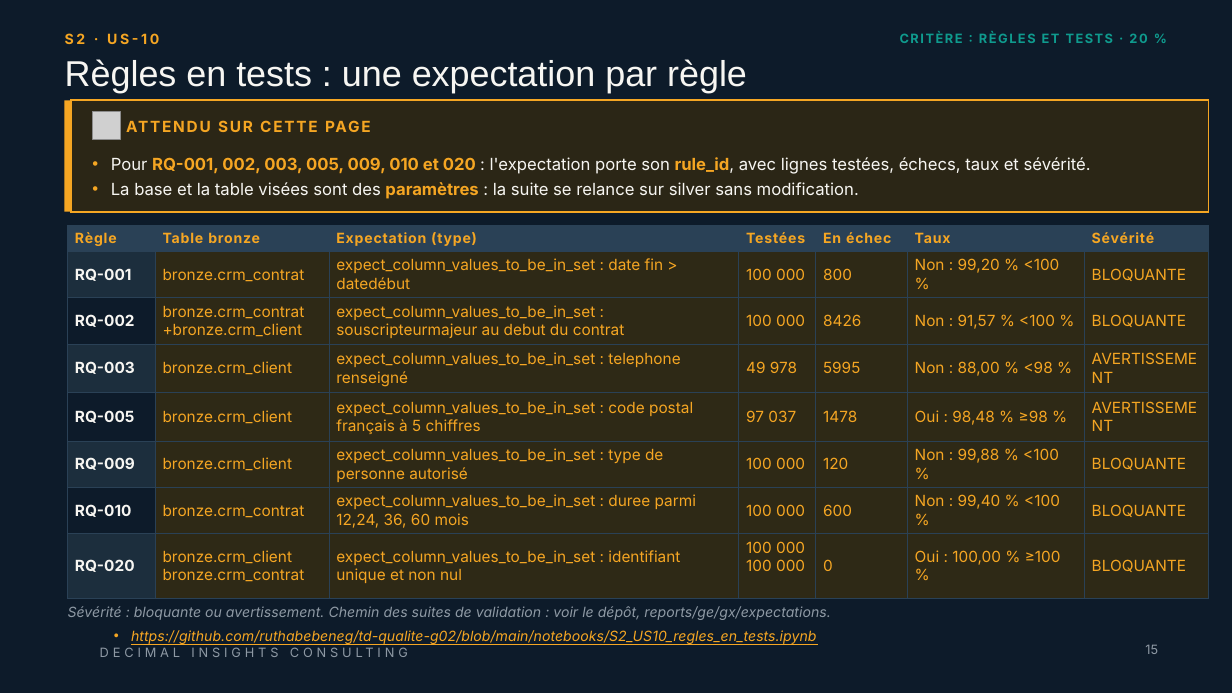
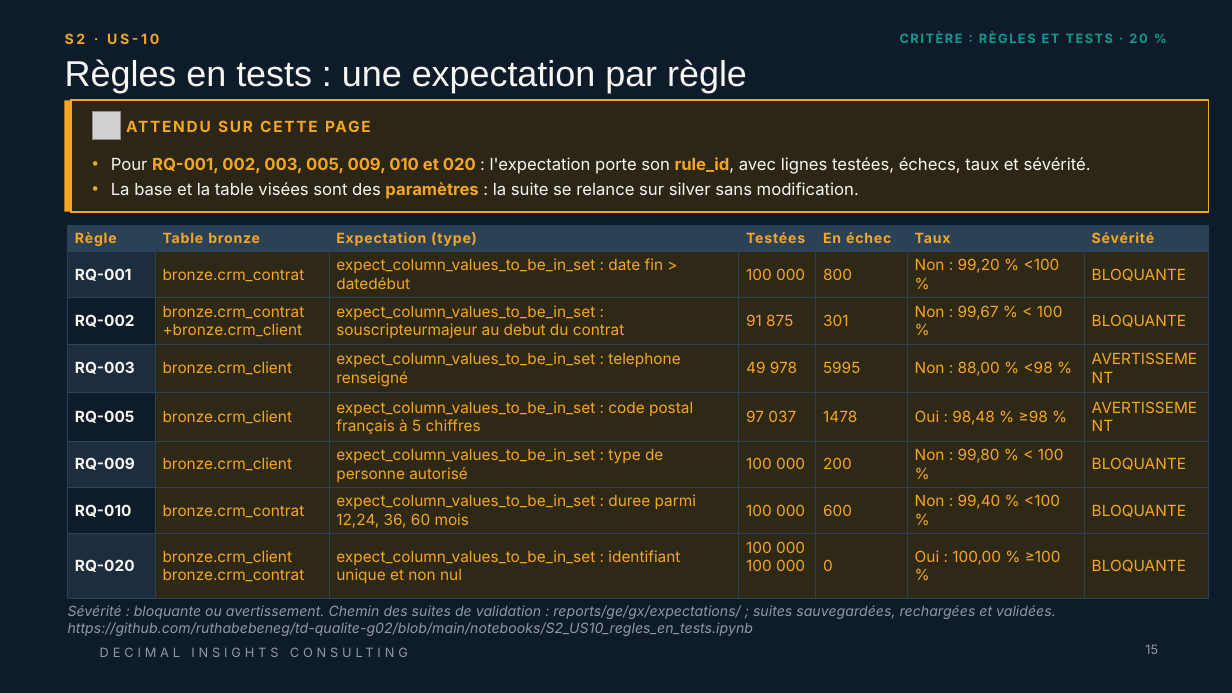
Before and after one commit to ruthabebeneg/td-qualite-g02, a slide deck: slide 15 of livrables/Livrable_Groupe_TD_AssurConnect.pptx. Drawn at 1232x693 pixels with LibreOffice and Linux fonts; fonts in the diff are those of the drawing; grey boxes stand for pictures; background and template pictures are left out. Boxes give left, top, right and bottom in pixels: in the first picture for what was removed or moved away, otherwise in the second. Text is boxed around its words. In the diff, an @@ line names an element or a change of style, - is before the commit and + after.

Commit message:
fix: fiabiliser les séances et le rendu hors soutenance
Corriger les notebooks S1/S2/S4/S5, les contrôles Soda et le rejeu sans écriture.
Synchroniser les livrables, les rôles, les preuves et le dossier de décision.
Préserver le PPTX de soutenance, les décisions humaines et les données nominales.

Corrections réalisées avec l’assistance de Codex à la demande du groupe.
Vérification : 93 tests Python, six notebooks exécutés, scans Soda et
empreintes identiques des 27 tables nominales. Aucun push automatique.

```diff
--- a/livrables/Livrable_Groupe_TD_AssurConnect.pptx
+++ b/livrables/Livrable_Groupe_TD_AssurConnect.pptx
@@ table at (67,226,1210,598) @@
-row 3: RQ-002 | bronze.crm_contrat +bronze.crm_client | expect_column_values_to_be_in_set : souscripteurmajeur au debut du contrat | 100 000 | 8426 | Non : 91,57 % <100 % | BLOQUANTE
+row 3: RQ-002 | bronze.crm_contrat +bronze.crm_client | expect_column_values_to_be_in_set : souscripteurmajeur au debut du contrat | 91 875 | 301 | Non : 99,67 % < 100 % | BLOQUANTE
-row 6, column 5: 120
+row 6, column 5: 200
-row 6, column 6: Non : 99,88 % <100 %
+row 6, column 6: Non : 99,80 % < 100 %
@@ text at (68,605,1056,619): text changed @@
-Sévérité : bloquante ou avertissement. Chemin des suites de validation : voir le dépôt, reports/ge/gx/expectations.
+Sévérité : bloquante ou avertissement. Chemin des suites de validation : reports/ge/gx/expectations/ ; suites sauvegardées, rechargées et validées.
@@ text at (68,622,753,636): text colour #F5A623 to #8E99A4, underline off in "https://github.com/ruthabebeneg/td-qualite-g02/blob/main/not ..."; bullet • to none; list level 2 to 1 in "https://github.com/ruthabebeneg/td-qualite-g02/blob/main/not ..."; line spacing 1.08 to 1 @@
```
Also in this commit, not shown: 21 other slides changed, 55 other files.
